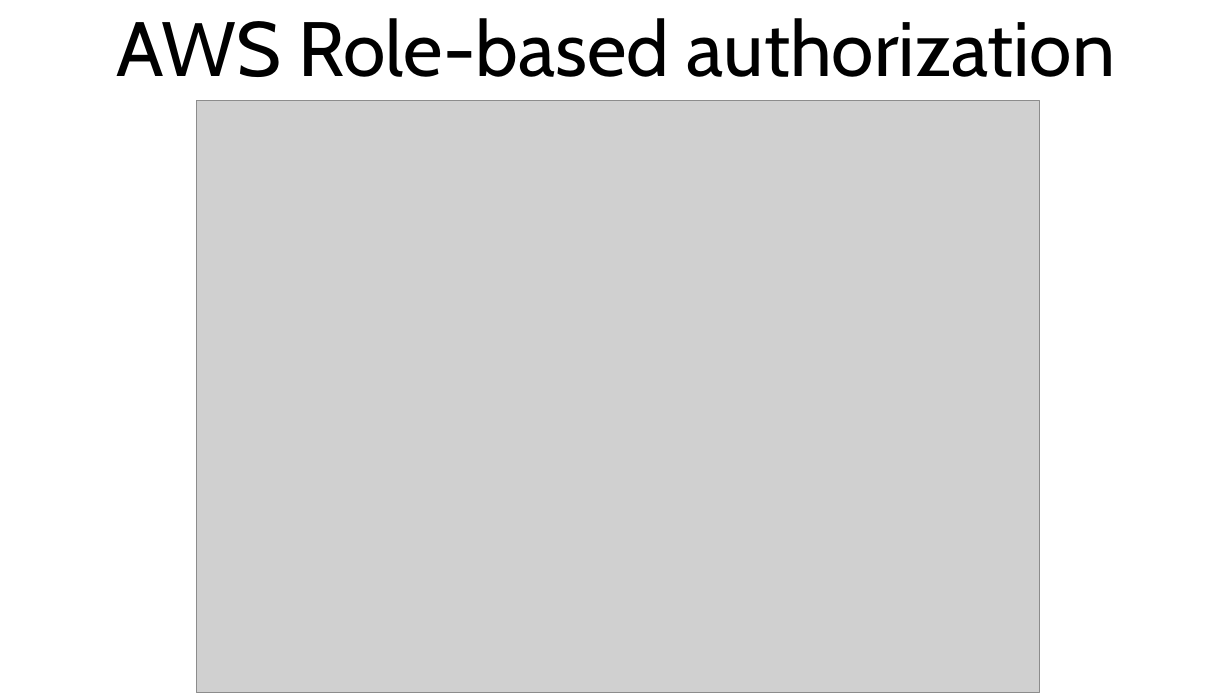
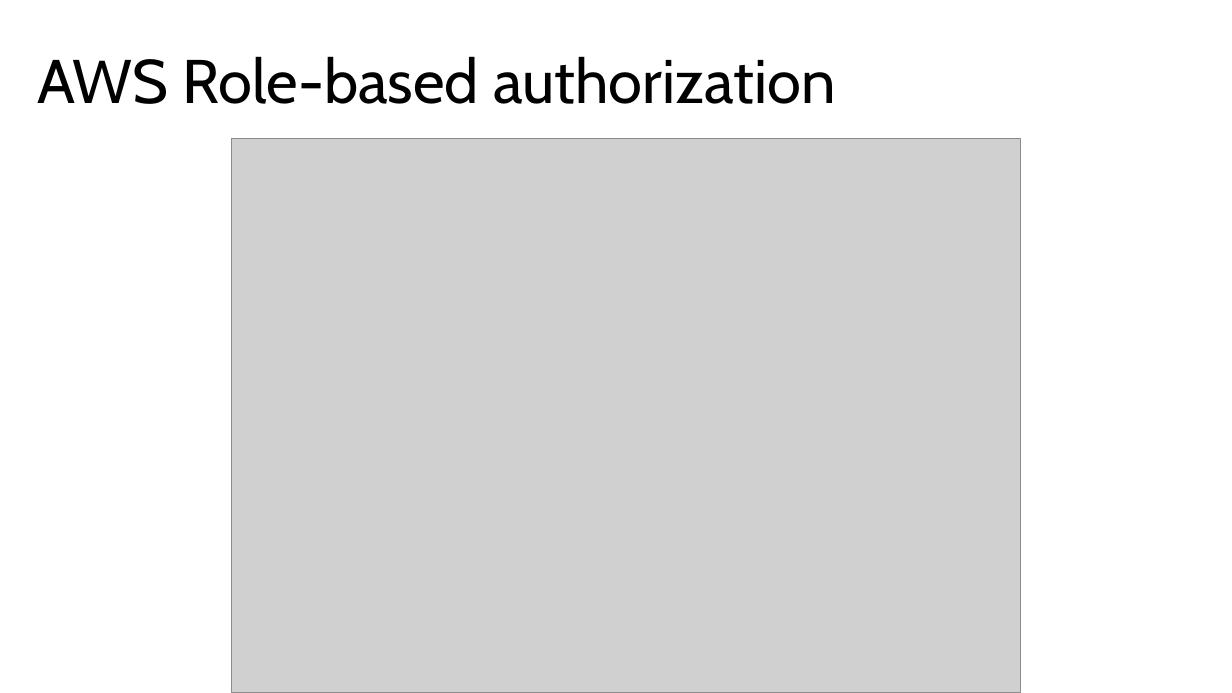
Before and after one commit to alex-zyl/FunctionsVSLambda, a slide deck: slide 34 of Presentation/Presentation.pptx (slide 35 before the commit). Drawn at 1232x693 pixels with LibreOffice and Linux fonts; fonts in the diff are those of the drawing; grey boxes stand for pictures. Boxes give left, top, right and bottom in pixels: in the first picture for what was removed or moved away, otherwise in the second. Text is boxed around its words. In the diff, an @@ line names an element or a change of style, - is before the commit and + after.

```diff
--- a/Presentation/Presentation.pptx
+++ b/Presentation/Presentation.pptx
@@ text "AWS Role-based authorization": place and size @@
-text "AWS Role-based authorization" at box(117, 18, 1116, 77)
+text "AWS Role-based authorization" at box(37, 56, 836, 104)
@@ text "AWS Role-based authorization" at box(37, 56, 836, 104): size 60 to 48 pt; alignment centre to left @@
@@ picture: place and size @@
-picture at box(196, 101, 1039, 693)
+picture at box(232, 139, 1021, 693)
```
Also in this commit, not shown: 6 other slides changed, 4 other files.
